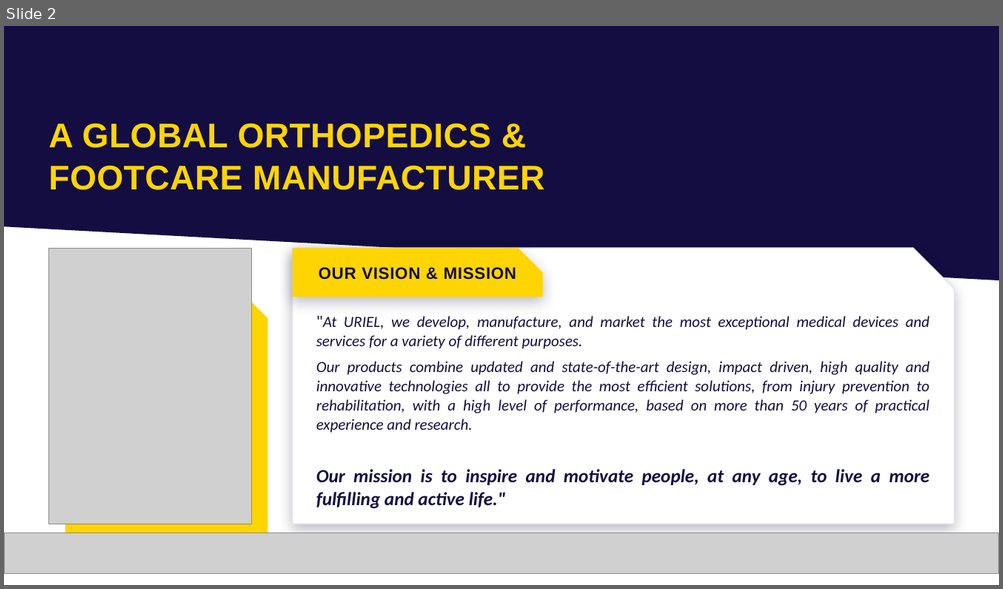
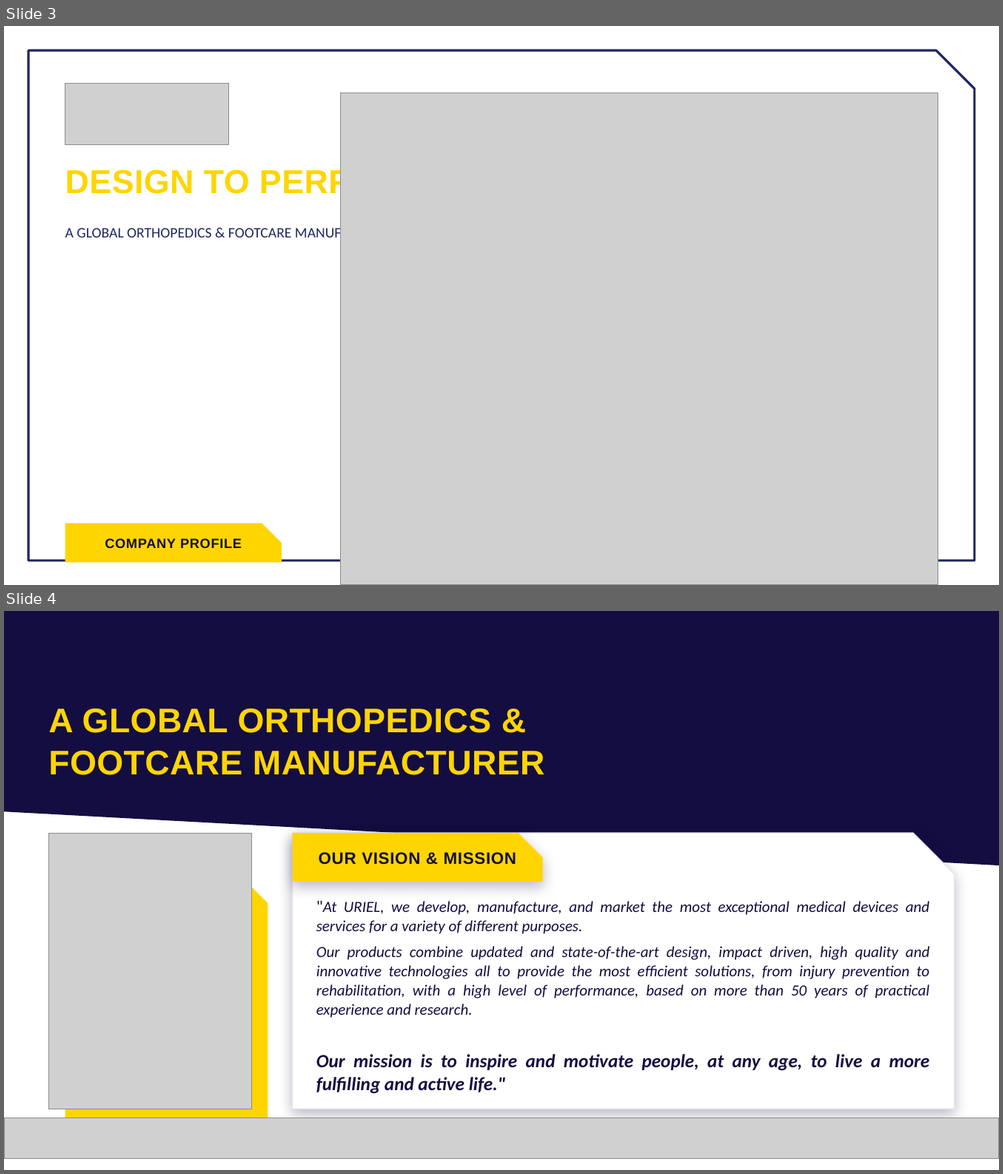
Before and after one commit to 1eyalsadot/the-5-agents, a slide deck: svetlana/outputs/Uriel_V1New.pptx. Shown one above the other, each under a label of ours: slide 2 before the commit, slides 3 and 4 after it. The pictures are 1003x589 and 1003x1174 pixels, drawn with LibreOffice and Linux fonts; fonts in the diff are those of the drawing; grey boxes stand for pictures. Boxes give left, top, right and bottom in pixels: in the first picture for what was removed or moved away, otherwise in the second. Text is boxed around its words. In the diff, an @@ line names an element or a change of style, - is before the commit and + after.

```diff
--- a/svetlana/outputs/Uriel_V1New.pptx
+++ b/svetlana/outputs/Uriel_V1New.pptx
@@ slide 3 added at [4, 26, 999, 585], background #FFFFFF @@
@@ snip rect added at [28, 50, 975, 561], outline #1E2761 2.25 pt @@
@@ picture added at [65, 84, 228, 145] @@
@@ picture added at [341, 93, 937, 585] @@
@@ text added at [65, 167, 427, 200], 32 pt, text #FFD500, bold @@
+DESIGN TO PERFORM
@@ text added at [65, 226, 395, 242], 14 pt, text #1E2761 @@
+A GLOBAL ORTHOPEDICS & FOOTCARE MANUFACTURER
@@ snip rect added at [65, 524, 282, 562], fill #FFD500 @@
@@ text added at [105, 539, 242, 548], 13 pt, text #140D41, bold @@
+COMPANY PROFILE
@@ what was slide 2 is now slide 4 @@
```
Also in this commit, not shown: 2 slides changed, 1 other slide added, 44 other files.
